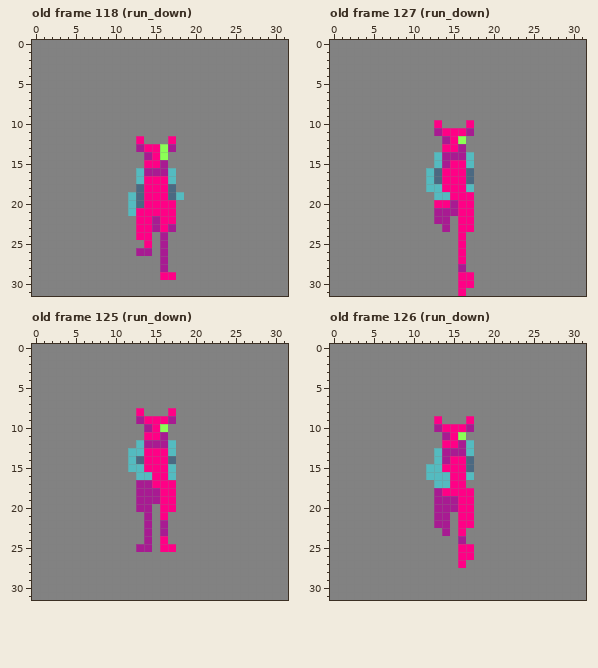
Edited in one commit: pixel-art file (Assets/Art/MrFish.aseprite). Above: the version before the commit.
32x32 pixels, 151 frames. Shown: old frame 118 (run_down), old frame 127 (run_down), old frame 125 (run_down), old frame 126 (run_down). The commit also changed other frames, which this record leaves out.
After:
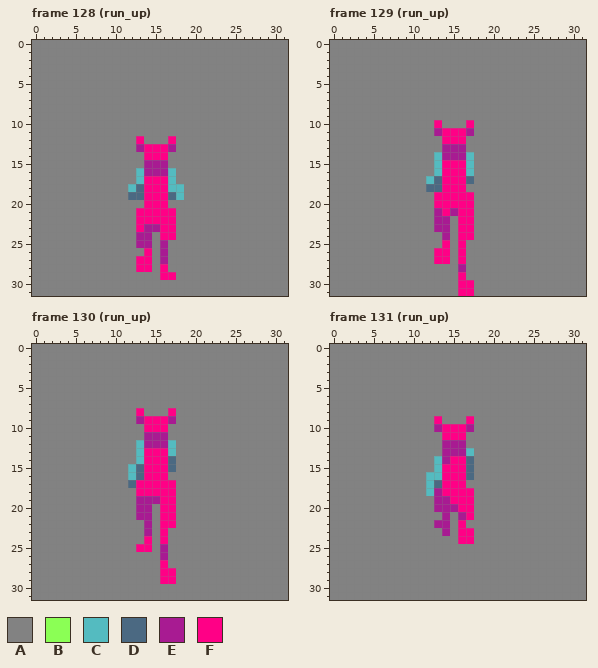
Palette (. is transparent): A #828282  B #8bff55  C #54bbc0  D #4b6982  E #a81b92  F #ff0086
A new or re-ordered frame is compared with the old frame closest to it.
Message: adds up-down run cycles for Mr Fish
What changed:
frames 151 -> 161
--- frame 128 (run_up) is new; against old frame 118 (run_down), layers "armnear", "body"
@@ x 10..20 @@
 12 AAAFAAAFAAA
-13 AAAEFFBEAAA
-14 AAAAEFBAAAA
-15 AAAAFFEAAAA
+13 AAAEFFFEAAA
+14 AAAAFFFAAAA
+15 AAAAEEEAAAA
 16 AAACEEECAAA
 17 AAACFFFCAAA
-18 AAADFFFDAAA
-19 AACDFFFDCAA
-20 AACDFFFFAAA
-21 AACFFFFFAAA
-22 AAAFFEFFAAA
-23 AAAFFEFEAAA
-24 AAAFFAEAAAA
-25 AAAAFAEAAAA
-26 AAAEEAEAAAA
-27 AAAAAAEAAAA
-28 AAAAAAEAAAA
+18 AACDFFFCCAA
+19 AADDFFFDCAA
+20 AAAAFFFAAAA
+21 AAAFFFFFAAA
+22 AAAFFFFFAAA
+23 AAAFEEFFAAA
+24 AAAEEAFFAAA
+25 AAAEEAEAAAA
+26 AAAAFAEAAAA
+27 AAAFFAEAAAA
+28 AAAFFAFAAAA
 29 AAAAAAFFAAA
--- frame 129 (run_up) is new; against old frame 127 (run_down), layers "armnear", "body"
@@ x 10..19 @@
 11 AAAEFFFEAA
-12 AAAAEFBAAA
-13 AAAAFFEAAA
+12 AAAAFFFAAA
+13 AAAAEEEAAA
 14 AAACEEECAA
-15 AAACEFFCAA
-16 AACDFFFDAA
+15 AAACFFFCAA
+16 AAACFFFCAA
 17 AACDFFFDAA
-18 AACCFFFCAA
-19 AAACCFFFAA
-20 AAAFFEFFAA
-21 AAAEEEFFAA
+18 AADDFFFAAA
+19 AAAFFFFFAA
+20 AAAFFFFFAA
+21 AAAEFEFFAA
 22 AAAEEAFFAA
-23 AAAAEAFFAA
-24 AAAAAAFAAA
-25 AAAAAAFAAA
-26 AAAAAAFAAA
-27 AAAAAAFAAA
+23 AAAEEAFFAA
+24 AAAAEAFFAA
+25 AAAAFAFAAA
+26 AAAFFAFAAA
+27 AAAFFAFAAA
 28 AAAAAAEAAA
-29 AAAAAAFFAA
+29 AAAAAAFAAA
 30 AAAAAAFFAA
-31 AAAAAAFAAA
+31 AAAAAAFFAA
--- frame 130 (run_up) is new; against old frame 125 (run_down), layers "armnear", "body"
@@ x 10..19 @@
  9 AAAEFFFEAA
-10 AAAAEFBAAA
-11 AAAAFFEAAA
+10 AAAAFFFAAA
+11 AAAAEEEAAA
 12 AAACEEECAA
-13 AACCFFFCAA
-14 AACDFFFDAA
-15 AACCFFFCAA
-16 AAACCFFCAA
-17 AAAEEFFFAA
-18 AAAEEEFFAA
+13 AAACFFFCAA
+14 AAACFFFDAA
+15 AACDFFFDAA
+16 AACDFFFAAA
+17 AADFFFFFAA
+18 AAAFFFFFAA
 19 AAAEEEFFAA
 20 AAAEEAFFAA
-21 AAAAEAFAAA
-22 AAAAEAEAAA
-23 AAAAEAEAAA
-24 AAAAEAFAAA
-25 AAAEEAFFAA
-26 AAAAAAAAAA
-27 AAAAAAAAAA
-28 AAAAAAAAAA
-29 AAAAAAAAAA
+21 AAAEEAFFAA
+22 AAAAEAFFAA
+23 AAAAEAFAAA
+24 AAAAFAFAAA
+25 AAAFFAEAAA
+26 AAAAAAEAAA
+27 AAAAAAFAAA
+28 AAAAAAFFAA
+29 AAAAAAFFAA
 30 AAAAAAAAAA
--- frame 131 (run_up) is new; against old frame 126 (run_down), layers "armnear", "body"
@@ x 10..19 @@
 10 AAAEFFFEAA
-11 AAAAEFBAAA
-12 AAAAFFECAA
-13 AAACEEECAA
+11 AAAAFFFAAA
+12 AAAAEEEAAA
+13 AAAAEEECAA
 14 AAACEFFDAA
-15 AACCFFFDAA
-16 AACCCFFCAA
-17 AAACCFFAAA
-18 AAAEFFFFAA
-19 AAAEEEFFAA
+15 AAACFFFDAA
+16 AACCFFFDAA
+17 AACDFFFAAA
+18 AACEFFFFAA
+19 AAAEEFFFAA
 20 AAAEEEFFAA
-21 AAAEEAFFAA
-22 AAAEEAFFAA
-23 AAAAEAFAAA
-24 AAAAAAEAAA
-25 AAAAAAFFAA
-26 AAAAAAFFAA
-27 AAAAAAFAAA
+21 AAAAEAEFAA
+22 AAAEEAFAAA
+23 AAAAEAFFAA
+24 AAAAAAFFAA
+25 AAAAAAAAAA
+26 AAAAAAAAAA
+27 AAAAAAAAAA
 28 AAAAAAAAAA
Changed places in both pictures, as pixel boxes (x1, y1, x2, y2):
changed: (128, 144, 184, 272)
changed: (426, 136, 474, 296)
changed: (128, 424, 176, 584)
changed: (426, 432, 474, 568)
